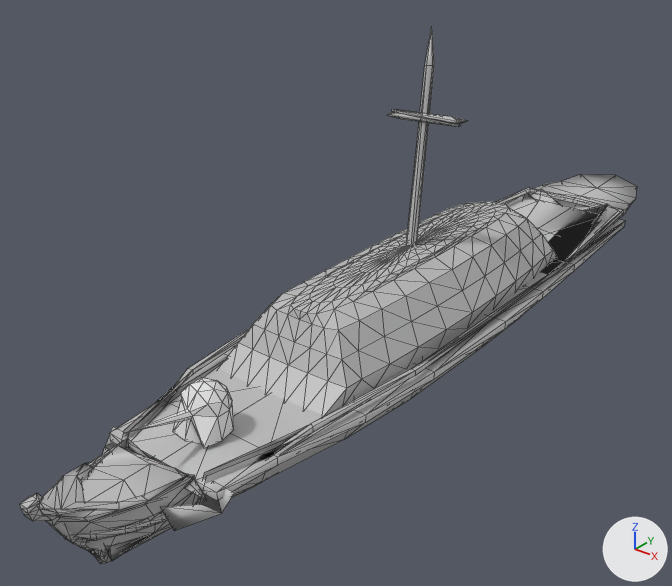
The COLLADA model art/meshes/structural/destroyer_hull.dae as it was, and as the next commit left it.
One viewpoint serves both versions: a camera (50 mm lens) standing at (21.8, -32.8, 21.8) and looking at (-2.3, -2.6, 3.1). The axes (+X, +Y, +Z) are drawn at lower right. The lights are the same throughout. Mesh edges are drawn as thin lines. Where no turn or scale is listed for an object, it has been applied to the vertices. Vertices at the same position are counted once.

Objects in the first picture: 'ship.001', 'ship_arms'.
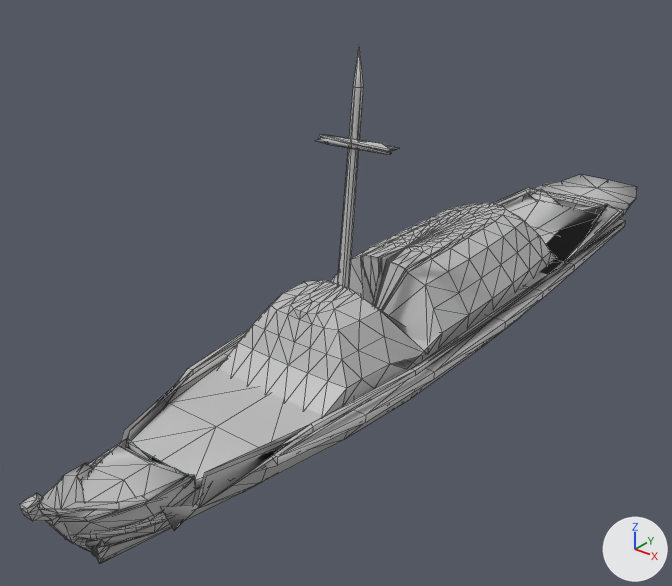
Where the change shows, as pixel boxes [x1, y1, x2, y2] in the pictures (672 x 586 px; the box of a moved part takes in the faces that stretch with it):
```json
{"object": "ship.001", "change": "reshaped", "before": [20, 27, 637, 564], "after": [20, 48, 637, 563]}
{"object": "ship_arms", "change": "deleted", "before": [127, 377, 234, 448]}
{"part": 1, "of": "me_heletrireme_mesh", "change": "moved or reshaped", "before": [406, 27, 434, 247], "after": [338, 48, 364, 288]}
{"part": 2, "of": "me_heletrireme_mesh", "change": "moved or reshaped", "before": [392, 109, 467, 124], "after": [320, 134, 399, 151]}
{"part": 3, "of": "me_heletrireme_mesh", "change": "moved or reshaped", "before": [388, 112, 461, 127], "after": [315, 137, 392, 155]}
{"part": 4, "of": "me_heletrireme_mesh", "change": "moved or reshaped", "before": [298, 188, 557, 369], "after": [298, 188, 556, 368]}
{"part": 5, "of": "me_heletrireme_mesh", "change": "moved or reshaped", "before": [80, 402, 278, 564], "after": [80, 526, 172, 563]}
{"part": 6, "of": "me_heletrireme_mesh", "change": "moved or reshaped", "before": [581, 174, 637, 214], "after": [582, 175, 637, 214]}
```

Edits to the scene script, one JSON object a line:
```json
{"block": "me_heletrireme_mesh", "where": "# used by ob_ship_001; location = (0.0, 0.0, 0.0)"}
{"op": "remove", "block": "me_heletrireme_mesh", "code": "me_heletrireme_mesh.from_pydata(...)  # 1281 vertices, 1799 faces; spans x -4.3..4.2, y -20.9..23.3, z -2.4..14.8"}
{"op": "add", "block": "me_heletrireme_mesh", "code": "me_heletrireme_mesh.from_pydata(...)  # 1270 vertices, 1782 faces; spans x -4.3..4.2, y -20.9..22.2, z -2.4..14.8"}
{"block": "me_heletrireme_mesh", "change": "me_heletrireme_mesh part 1: the loose piece of 11 vertices spanning x -0.3..0.3, y -0.8..1.1, z 1.1..14.8 is moved by (0.0, -5.0, 0.0)"}
{"block": "me_heletrireme_mesh", "change": "me_heletrireme_mesh part 2: the loose piece of 9 vertices spanning x -1.6..2.2, y 0.3..0.6, z 11.0..11.3 is moved by (0.0, -5.0, 0.0)"}
{"block": "me_heletrireme_mesh", "change": "me_heletrireme_mesh part 3: the loose piece of 8 vertices spanning x -1.9..1.9, y 0.3..0.6, z 10.8..11.1 is moved by (0.0, -5.0, 0.0)"}
{"block": "me_heletrireme_mesh", "change": "me_heletrireme_mesh part 4: 149 vertices moved from x -3.9..3.3, y -5.9..8.9, z 2.5..5.2 to x -3.9..3.3, y -5.3..8.6, z 2.1..5.2; 61 vertices removed from x -3.4..3.4, y -5.9..6.5, z 2.8..5.2; 61 vertices added at x -3.4..3.4, y -5.3..6.2, z 2.0..5.2"}
{"block": "me_heletrireme_mesh", "change": "me_heletrireme_mesh part 5: 10 vertices moved from x -0.3..0.4, y -18.7..-18.5, z -0.3..0.4 to x -0.1..0.1, y -18.7..-18.5, z -0.3..0.4; 18 vertices removed from x -3.2..3.2, y -19.0..-15.1, z -0.3..2.0; 7 vertices added at x -0.3..0.2, y -18.6..-18.5, z -0.3..0.3"}
{"block": "me_heletrireme_mesh", "change": "me_heletrireme_mesh part 6: 1 vertex removed from x 0.0, y 23.3, z 2.4; 1 vertex added at x 0.0, y 22.1, z 2.4"}
{"op": "remove", "block": "ob_ship_arms", "code": ["ob_ship_arms = bpy.data.objects.new('ship_arms', me_icosphere)", "ob_ship_arms.location = (9.52, -10.83, 7.13)"]}
```
